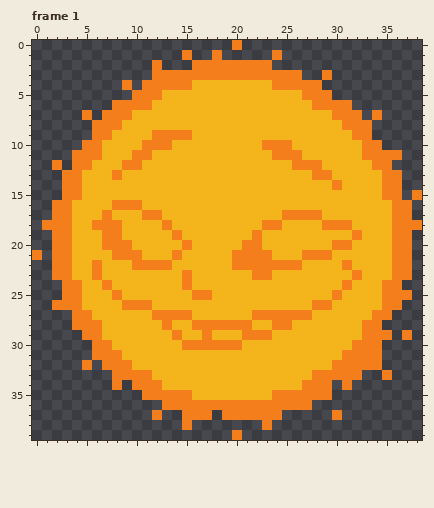
Two states of a pixel-art file, Assets/Sprites/sun_WIP.ase. This is how it looked before the edit.
39x40 pixels, 4 frames. Shown: frame 1. The commit also changed other frames, which this record leaves out.
New version:
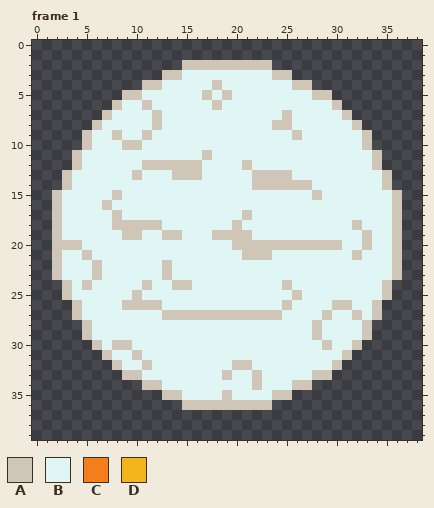
Palette (. is transparent): A #cfc6b8  B #dff6f5  C #f47e1b  D #f4b41b
Edits made:
layer "Layer 1" now hidden
layer "Layer 1 Copy" added
Changed rows in their new state; - is an unchanged pixel.
Frame 1:
first column x 0:
 0 --------------------.------------------
 1 ---------------.--.-----.--------------
 2 ------------.--AAAAAAAAA---------------
 3 ------------.AABBBBBBBBBAA.--.---------
 4 ---------.-AABBBBBABBBBBBBAA.----------
 5 ---------AABBBBBBABABBBBBBBBAA---------
 6 --------ABBABBBBBBABBBBBBBBBBBA.-------
 7 -----.-ABBBBABBBBBBBBBBBBABBBBBA.-.----
 8 ------ABBBBBABBBBBBBBBBBAABBBBBBA.-----
 9 -----ABBABBABBBBBBBBBBBBBBABBBBBBA-----
10 -----ABBBAABBBBBBBBBBBBBBBBBBBBBBA.----
11 ----ABBBBBBBBBBBBABBBBBBBBBBBBBBBBA..--
12 --.-ABBBBBBAAAAAABBBBABBBBBBBBBBBBA.---
13 ---ABBBBBBABBBAAABBBBBAAAABBBBBBBBBA.--
14 ---ABBBBBBBBBBBBBBBBBBAAAAAABBBBBBBA.--
15 --ABBBBBABBBBBBBBBBBBBBBBBBBABBBBBBBA-.
16 --ABBBBABBBBBBBBBBBBBBBBBBBBBBBBBBBBA.-
17 --ABBBBBABBBBBBBBBBBBABBBBBBBBBBBBBBA.-
18 -.ABBBBBAAAAABBBBBBBABBBBBBBBBBBABBBA..
19 --ABBBBBBAABBAABBBAAAABBBBBBBBBBBABBA.-
20 --AAABBBBBBBBBBBBBBBAAAAAAAAAAABBABBA.-
21 .-ABBABBBBBBBBBBBBBBBAAABBBBBBBBABBBA.-
22 --ABBBABBBBBBABBBBBBBBBBBBBBBBBBBBBBA.-
23 --ABBBABBBBBBABBBBBBBBBBBBBBBBBBBBBBA.-
24 ---ABABBBBBABBAABBBBBBBBBABBBBBBBBBA.--
25 ---ABBBBBBABBBBBBBBBBBBBBBABBBBBBBBA..-
26 --..ABBBBAAAABBBBBBBBBBBBABBBBAABBA..--
27 ----ABBBBBBBBAAAAAAAAAAAABBBBABBABA.---
28 ----.ABBBBBBBBBBBBBBBBBBBBBBABBBBA.----
29 -----ABBBBBBBBBBBBBBBBBBBBBBABBBBA..-.-
30 ------ABAABBBBBBBBBBBBBBBBBBBABBA..----
31 ------.ABBABBBBBBBBBBBBBBBBBBBBA...----
32 -----.-.ABBABBBBBBBBAABBBBBBBBA....----
33 --------.AABBBBBBBBABBABBBBBAA...--.---
34 --------.-.AABBBBBBBBBABBBAA..-.-------
35 -----------..AABBBBABBBBAA....---------
36 -------------..AAAAAAAAA....-----------
37 ------------.--...-......-----.--------
38 ---------------.-------.---------------
39 --------------------.------------------
Changed places in both pictures, as pixel boxes (x1, y1, x2, y2):
changed: (32, 40, 422, 440)
